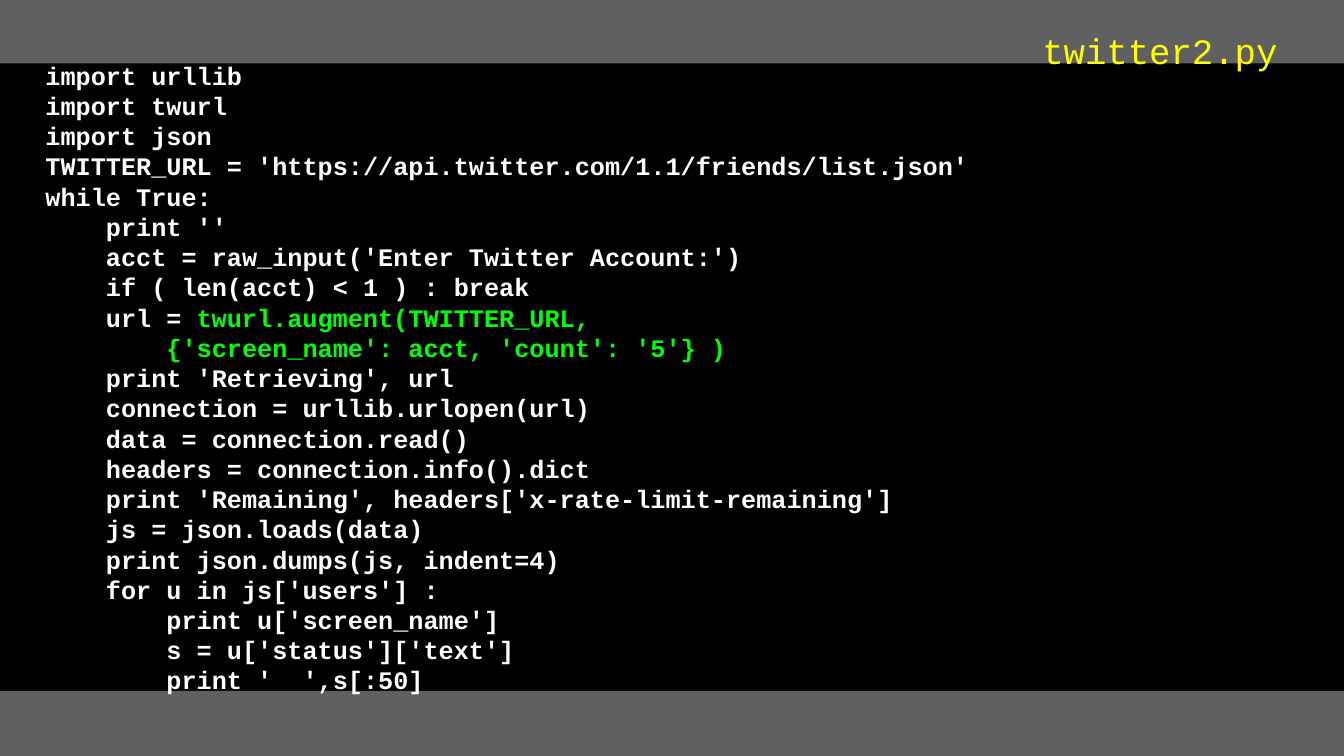
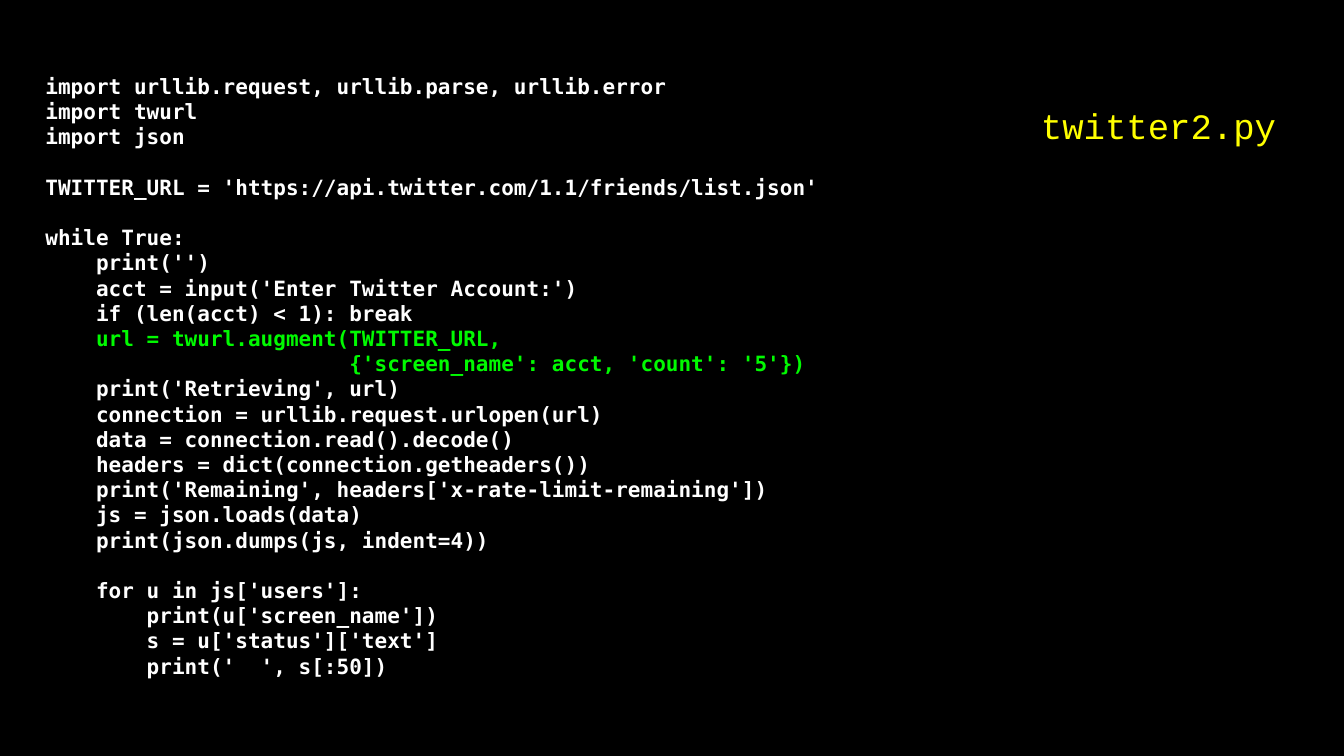
Before and after one commit to csev/py4e, a slide deck: slide 49 of lectures3/Pythonlearn-13-WebServices.pptx (slide 50 before the commit). Drawn at 1344x756 pixels with LibreOffice and Linux fonts; fonts in the diff are those of the drawing. Boxes give left, top, right and bottom in pixels: in the first picture for what was removed or moved away, otherwise in the second. Text is boxed around its words. In the diff, an @@ line names an element or a change of style, - is before the commit and + after.

```diff
--- a/lectures3/Pythonlearn-13-WebServices.pptx
+++ b/lectures3/Pythonlearn-13-WebServices.pptx
@@ rectangle removed at box(0, 0, 1344, 63) @@
@@ text at box(45, 77, 666, 99): text changed; size 24 to 20 pt; font Courier New to DejaVu Sans Mono @@
-import urllib
+import urllib.request, urllib.parse, urllib.error
@@ text "import urllib.request, urllib.parse, urllib.error": place and size @@
-text "import urllib.request, urllib.parse, urllib.error" at box(45, 66, 968, 698)
+text "import urllib.request, urllib.parse, urllib.error" at box(45, 77, 818, 679)
@@ text at box(45, 102, 818, 651): size 24 to 20 pt, font Courier New to DejaVu Sans Mono in "import twurl", "import json", "TWITTER_URL = 'https://api.twitter.com/1.1/friends/list.json ...", "while True:" and 3 more places; text colour #FFFFFF to #00FA00 in "url ="; text colour #00FF00 to #00FA00 in "twurl.augment(TWITTER_URL," @@
@@ text "twitter2.py": place and size @@
-text "twitter2.py" at box(1042, 38, 1277, 73)
+text "twitter2.py" at box(1041, 114, 1276, 147)
@@ text at box(96, 253, 578, 324): text changed; size 24 to 20 pt; font Courier New to DejaVu Sans Mono @@
-print ''
-acct = raw_input('Enter Twitter Account:')
-if ( len(acct) < 1 ) : break
+print('')
+acct = input('Enter Twitter Account:')
+if (len(acct) < 1): break
@@ text at box(96, 355, 805, 502): text changed; size 24 to 20 pt; font Courier New to DejaVu Sans Mono @@
-{'screen_name': acct, 'count': '5'} )
-print 'Retrieving', url
-connection = urllib.urlopen(url)
-data = connection.read()
-headers = connection.info().dict
-print 'Remaining', headers['x-rate-limit-remaining']
+{'screen_name': acct, 'count': '5'})
+print('Retrieving', url)
+connection = urllib.request.urlopen(url)
+data = connection.read().decode()
+headers = dict(connection.getheaders())
+print('Remaining', headers['x-rate-limit-remaining'])
@@ text at box(96, 531, 489, 628): text changed; size 24 to 20 pt; font Courier New to DejaVu Sans Mono @@
-print json.dumps(js, indent=4)
-for u in js['users'] :
-print u['screen_name']
+print(json.dumps(js, indent=4))
+for u in js['users']:
+print(u['screen_name'])
@@ text at box(147, 657, 388, 679): text changed; size 24 to 20 pt; font Courier New to DejaVu Sans Mono @@
-print ' ',s[:50]
+print(' ', s[:50])
@@ rectangle at box(0, 691, 1344, 756): fill #606060 to #000000 @@
```
Also in this commit, not shown: 47 other slides changed, 8 slides added, 9 slides removed, 7 other files.
